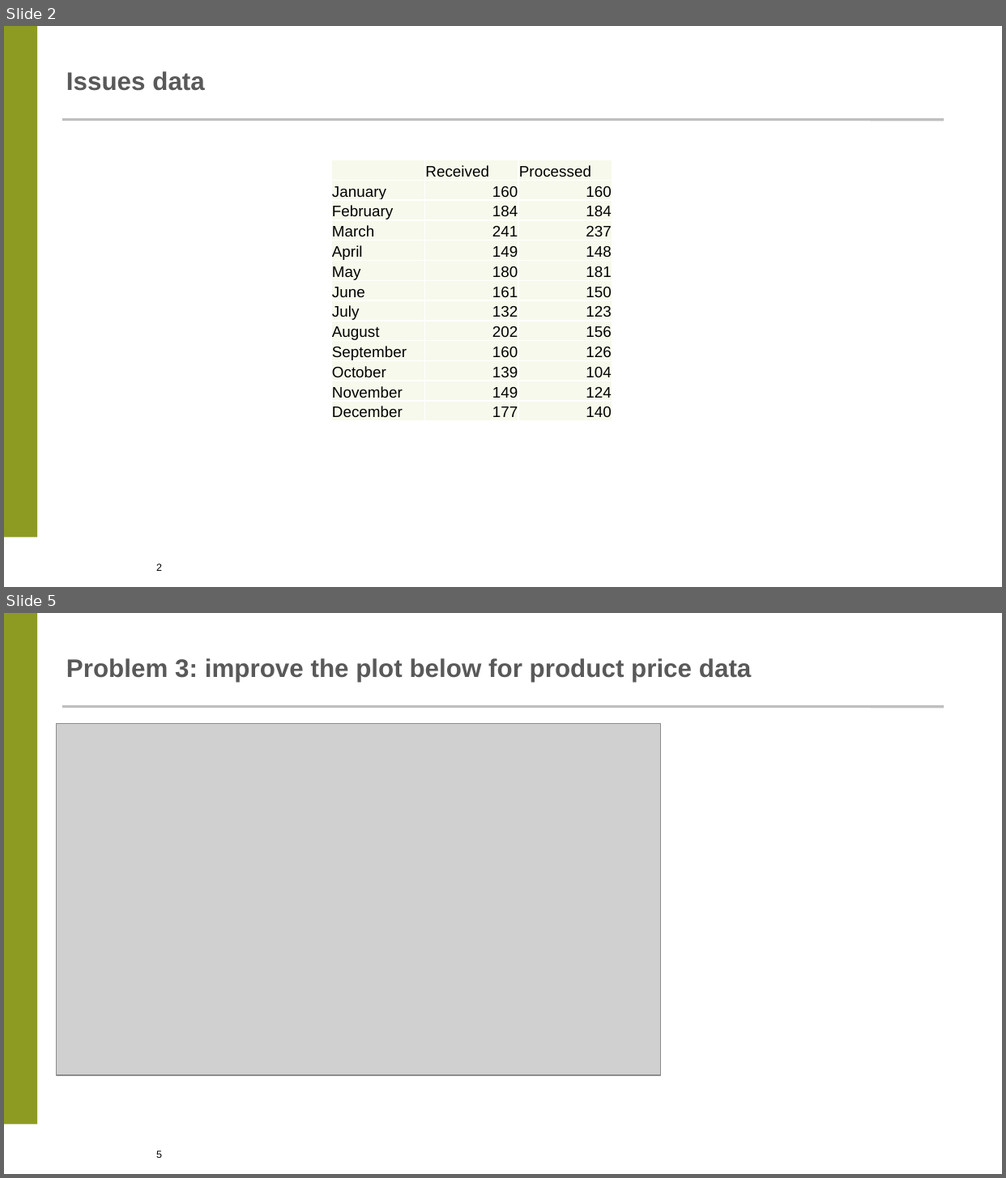
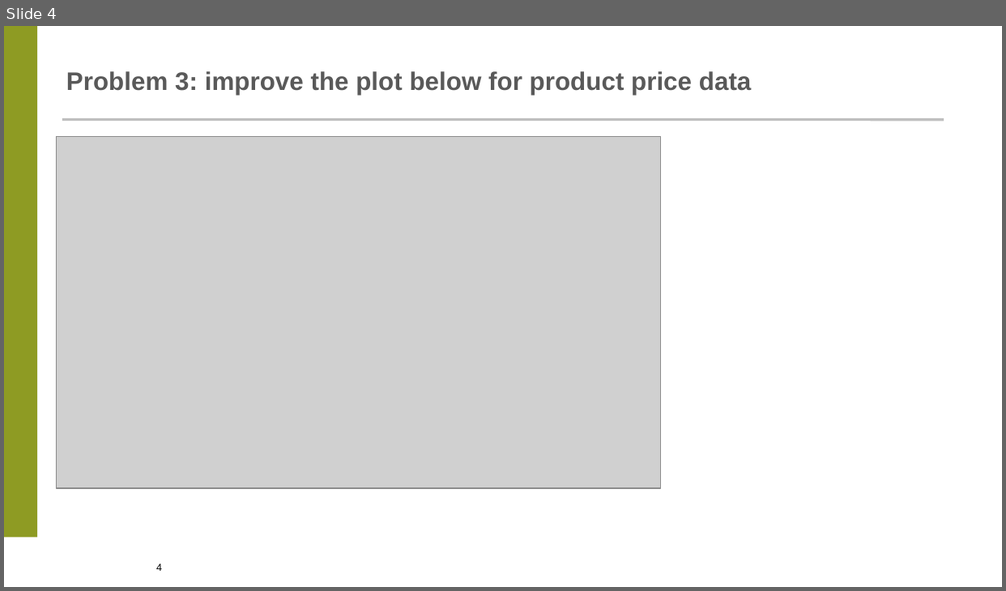
Before and after one commit to likzet/craft_of_data_visualization, a slide deck: day_1/3_homework_1_basics/homework_1.pptx. Shown one above the other, each under a label of ours: slides 2 and 5 before the commit, slide 4 after it; the slides between them are not shown. The pictures are 1006x1178 and 1006x591 pixels, drawn with LibreOffice and Linux fonts; fonts in the diff are those of the drawing; grey boxes stand for pictures; background and template pictures are left out. Boxes give left, top, right and bottom in pixels: in the first picture for what was removed or moved away, otherwise in the second. Text is boxed around its words. In the diff, an @@ line names an element or a change of style, - is before the commit and + after.

```diff
--- a/day_1/3_homework_1_basics/homework_1.pptx
+++ b/day_1/3_homework_1_basics/homework_1.pptx
@@ slide 2 removed at bbox=[4, 26, 1002, 587], background #FFFFFF; not listed: 2 template elements that a slide beside it also shows @@
@@ title removed at bbox=[66, 71, 204, 91] @@
-Issues data
@@ table removed at bbox=[331, 160, 613, 421], 13 rows, 3 columns @@
- | Received | Processed
-January | 160 | 160
-February | 184 | 184
-March | 241 | 237
-April | 149 | 148
-May | 180 | 181
-June | 161 | 150
-July | 132 | 123
-August | 202 | 156
-September | 160 | 126
-October | 139 | 104
-November | 149 | 124
-December | 177 | 140
@@ page number removed at bbox=[156, 564, 162, 571] @@
-2
@@ what was slide 5 is now slide 4 @@
@@ page number at bbox=[156, 564, 162, 571]: text changed @@
-5
+4
```
Also in this commit, not shown: 3 slides changed, 6 other files.
